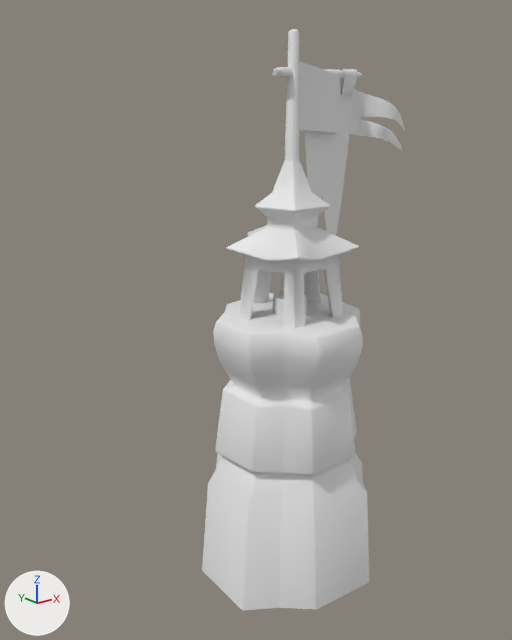
What one commit did to the FBX model Assets/_Graphs/Meshs/Wall/BRUME_Poteaux_low.fbx.
One viewpoint serves both versions: a camera (50 mm lens) standing at (-3.88, -4.39, 4.22) and looking at (-0.27, 0.13, 2.41). Lighting does not change. The marker at lower left points along +X, +Y and +Z. Vertices at the same position are counted once.

The first picture shows 'BRUME_Poteau_Big', 'BRUME_Poteau_Big_Detail001', 'BRUME_Poteau_Big_Detail002', 'BRUME_Poteau_Big_Detail003'.
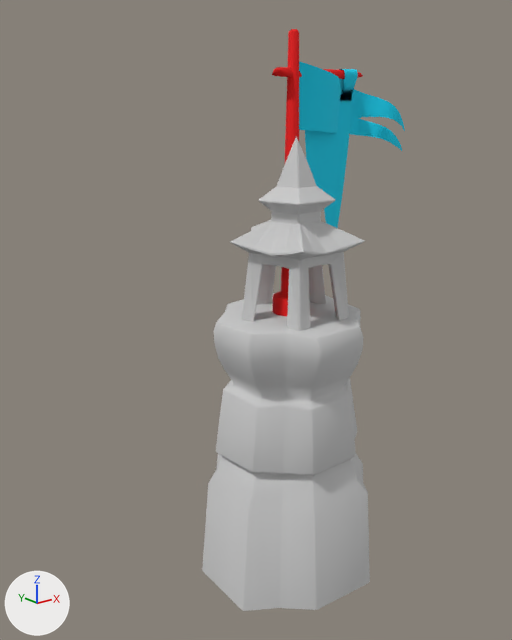
Where the change shows, as pixel boxes (x1, y1, x2, y2) in the pictures (512 x 640 px):
'BRUME_Poteau_Big', recoloured
    both: (202, 293, 370, 611)
'BRUME_Poteau_Big_Detail001', reshaped, moved
    before: (226, 158, 360, 328)
    after: (230, 138, 365, 331)
part 1 of me_cylinder_482, deleted
    before: (226, 158, 360, 328)
part 2 of me_cylinder_482, added
    after: (230, 138, 365, 331)
part 4 of me_cylinder_484, recoloured (grey to red)
    both: (273, 29, 299, 316)
part 5 of me_cylinder_484, recoloured (grey to cyan)
    both: (299, 62, 405, 131)

What the commit changed:
Material 'VOL_AU_VENT' (mat_vol_au_vent) is new.
Its base color is (0.0, 0.659, 0.902) (cyan #00d4f4).
Its roughness is 0.859.
Material 'PAS BOUGÉ' (mat_pas_bougé) is new.
Its base color is (0.824, 0.0, 0.0) (red #ea0000).
Its roughness is 0.859.
Material 'Material #34' (mat_material__34) is new.
Its base color is (0.588, 0.588, 0.588) (light grey #cacaca).
Its roughness is 0.859.
me_mesh_100 has 732 vertices, 713 faces and spans x -0.79..0.79, y -0.78..0.79, z 0.01..2.47.
me_mesh_100 no longer uses material mat_m_poteau (white #e7e7e7).
me_mesh_100 now uses material mat_material__34 (light grey #cacaca).
me_cylinder_482 is used by ob_brume_poteau_big_detail001; location (0.0, 0.0, 0.0).
me_cylinder_482 had 649 vertices, 596 faces and spanned x -0.543..0.549, y -0.471..0.584, z 2.405..3.868.
me_cylinder_482 no longer uses material mat_m_poteau (white #e7e7e7).
me_cylinder_482 now has 649 vertices, 1226 faces and spans x -0.546..0.546, y -0.527..0.527, z 0.051..1.513.
me_cylinder_482 part 1: 649 vertices removed from x -0.543..0.549, y -0.471..0.584, z 2.405..3.868.
me_cylinder_482 part 2: 649 vertices added at x -0.546..0.546, y -0.527..0.527, z 0.051..1.513.
me_cylinder_482 part 3: the surface is now shaded flat.
me_cylinder_482 now uses material mat_material__34 (light grey #cacaca).
me_cylinder_484 is used by ob_brume_poteau_big_detail002; location (0.0, 0.0, 2.409).
me_cylinder_484 had 343 vertices, 301 faces and spanned x -0.15..1.34, y -0.15..0.15, z -0.04..2.31.
me_cylinder_484 now has 344 vertices, 301 faces and spans x -1.6..1.34, y -0.15..0.15, z -0.04..2.31.
me_cylinder_484 part 4: 109 faces spanning x -0.15..0.15, y -0.15..0.15, z -0.04..2.31 switch from mat_m_poteau (white #e7e7e7) to mat_pas_bougé (red #ea0000).
me_cylinder_484 part 5: 192 faces spanning x 0.01..1.34, y -0.07..0.13, z 1.34..2.08 switch from mat_m_tissus (white #e7e7e7) to mat_vol_au_vent (cyan #00d4f4).
Object 'BRUME_Poteau_Big_Detail001' (ob_brume_poteau_big_detail001) moves from (0.0, 0.0, 0.0) to (0.0, 0.0, 2.409).
